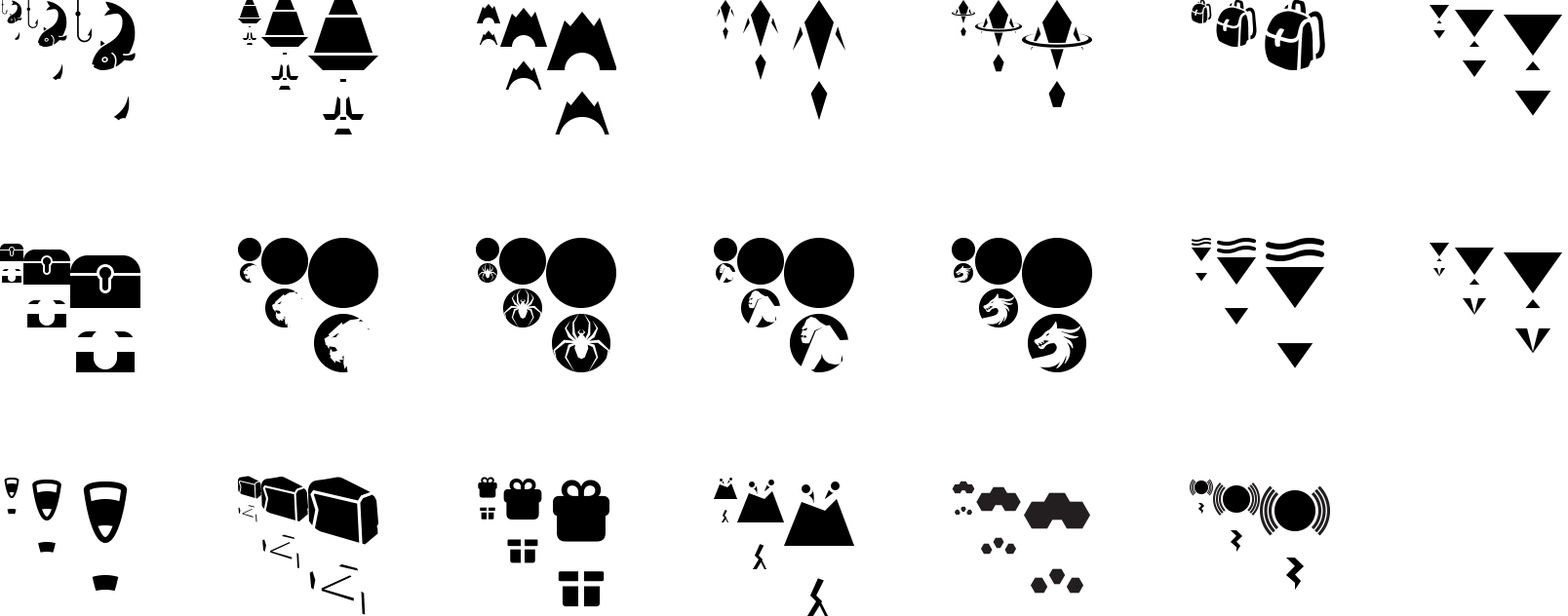
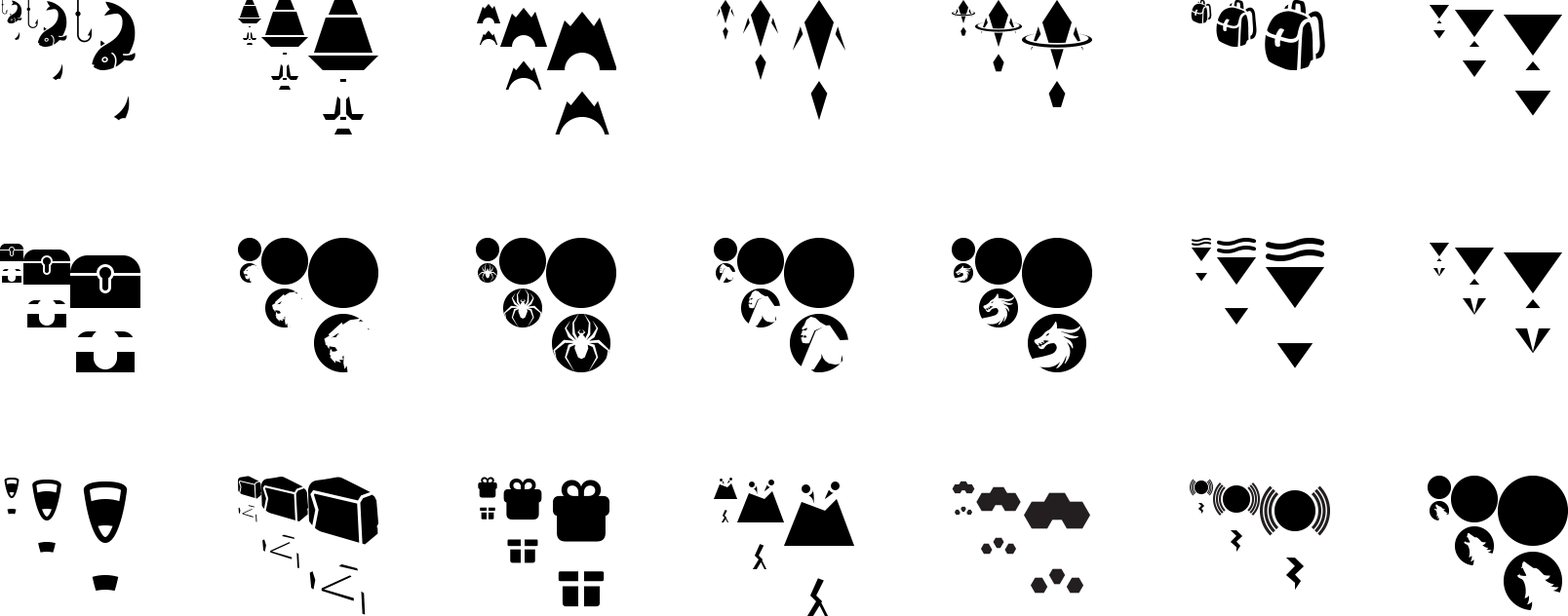
Layers edited between the first and the second 1568x616 image:
added group "Wolf" (1st of 4) with 3 layers above "Quake" over box(1427, 475, 1568, 611)
added layer "Wolf" (2nd of 4, in "Wolf") in group "Wolf" over box(1497, 475, 1568, 611)
added layer "Wolf" (3rd of 4, in "Wolf") in group "Wolf" over box(1450, 475, 1498, 566)
added layer "Wolf" (4th of 4, in "Wolf") in group "Wolf" over box(1427, 475, 1451, 521)
